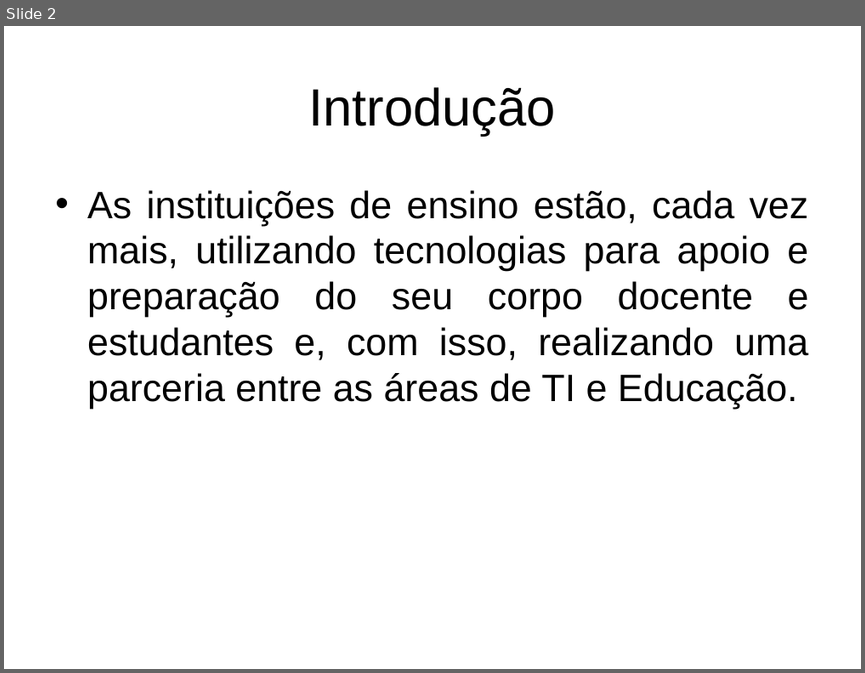
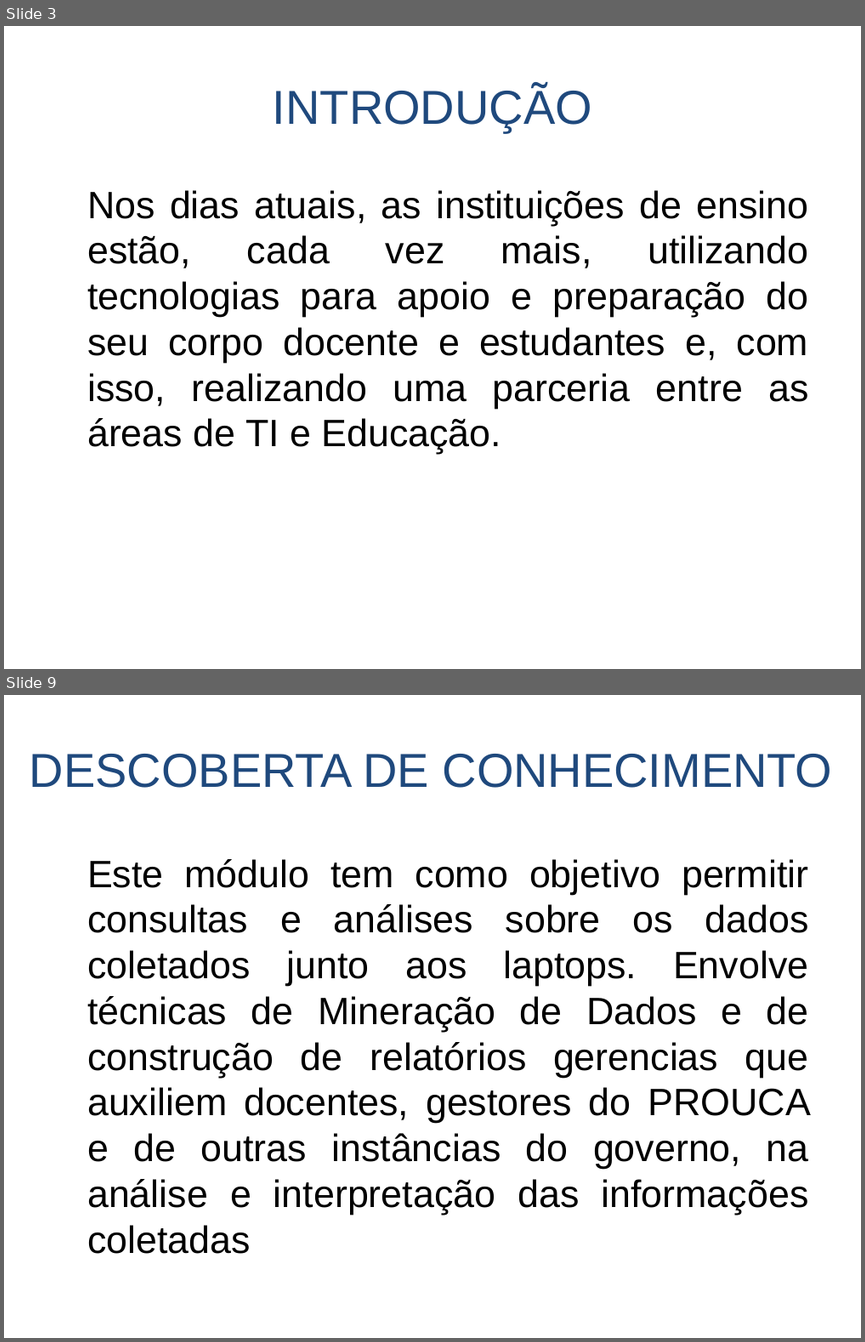
Before and after one commit to Fabricioultrasoft/tcc-fij, a slide deck: Apresentação TCC.ppt. Shown one above the other, each under a label of ours: slide 2 before the commit, slides 3 and 9 after it; the slides between them are not shown. The pictures are 865x673 and 865x1342 pixels, drawn with LibreOffice and Linux fonts; fonts in the diff are those of the drawing. Boxes give left, top, right and bottom in pixels: in the first picture for what was removed or moved away, otherwise in the second. Text is boxed around its words. In the diff, an @@ line names an element or a change of style, - is before the commit and + after.

```diff
--- a/Apresentação TCC.ppt
+++ b/Apresentação TCC.ppt
@@ slide 9 added at (4, 695, 861, 1338), background #FFFFFF @@
@@ title added at (30, 754, 833, 788), 40 pt, text #1F497D @@
+DESCOBERTA DE CONHECIMENTO
@@ text added at (87, 859, 811, 1253), 32 pt, text #000000 @@
+Este módulo tem como objetivo permitir consultas e análises sobre os dados coletados junto aos laptops. Envolve técnicas de Mineração de Dados e de construção de relatórios gerencias que auxiliem docentes, gestores do PROUCA e de outras instâncias do governo, na análise e interpretação das informações coletadas
@@ what was slide 2 is now slide 3 @@
@@ slide 3 changed as well @@
@@ title at (273, 86, 592, 132): text changed; size 44 to 40 pt; text colour #000000 to #1F497D @@
-Introdução
+INTRODUÇÃO
@@ text at (87, 190, 809, 454): text changed @@
-• As instituições de ensino estão, cada vez mais, utilizando tecnologias para apoio e preparação do seu corpo docente e estudantes e, com isso, realizando uma parceria entre as áreas de TI e Educação.
+Nos dias atuais, as instituições de ensino estão, cada vez mais, utilizando tecnologias para apoio e preparação do seu corpo docente e estudantes e, com isso, realizando uma parceria entre as áreas de TI e Educação.
```
Also in this commit, not shown: 5 other slides changed, 13 other slides added.
